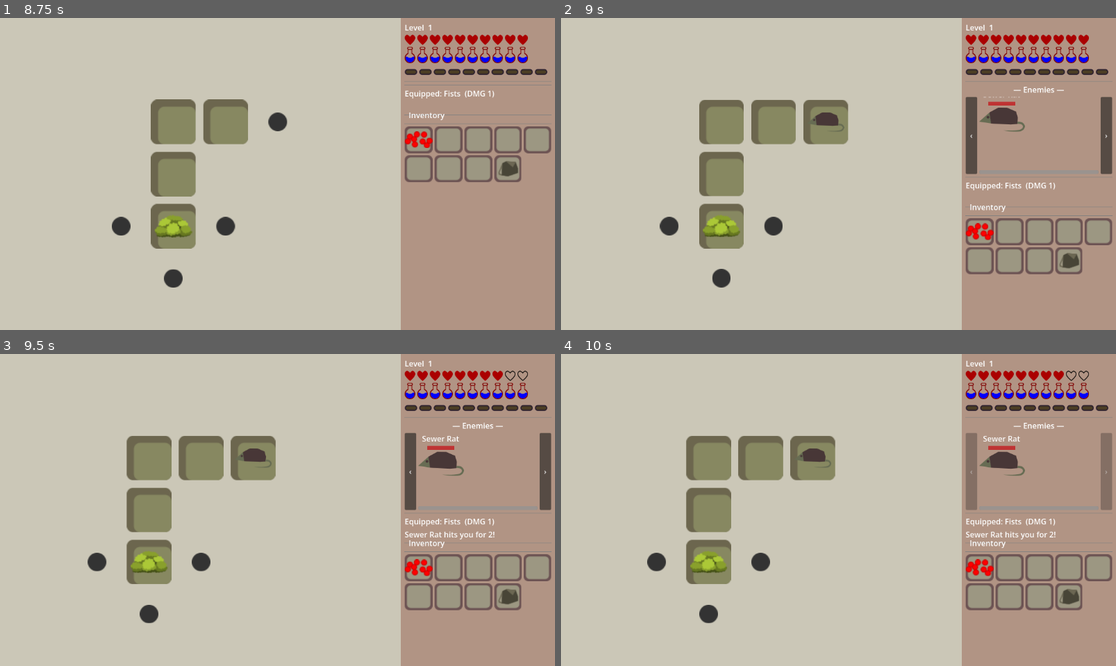
Above: before the commit, frames 1-4 (two rows, left to right).
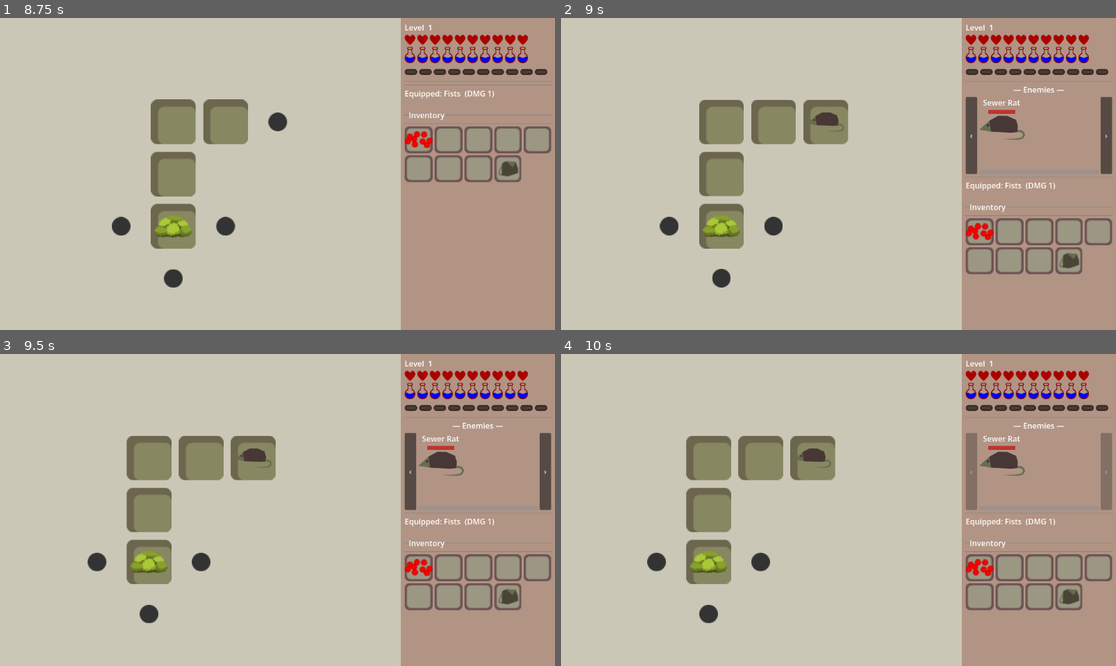
Above: after the commit, the same moments.

Repository: jiexdrop/run-reset
Game: Godot game, scene res://scenes/init.tscn
Same seed, same stepped clock (60 frames per second), same inputs: the game is played once before the commit and once after it.
Inputs (mouse positions are in pixels of both pictures, inside the frame that each line leads up to):
- Up to frame 1 (8.75 s): click "New Game" at 0.5 s; click (510, 167) at 1.25 s; click "✕" at 2 s; click (510, 167) at 2.75 s; click "✕" at 3.5 s; click (510, 167) at 4.25 s; click "✕" at 5 s; tap Enter at 5.75 s; drag from (199, 252) to (277, 174) at 5.77 s; drag from (266, 142) to (199, 208) at 6.52 s; move the mouse to (172, 267) at 7.27 s; click (172, 267) at 7.42 s; drag from (172, 230) to (227, 124) at 8.02 s
- Up to frame 2 (9 s): tap Space at 8.75 s; drag from (838, 120) to (733, 227) at 8.77 s
- Up to frame 3 (9.5 s): no input
- Up to frame 4 (10 s): click "‹" at 9.5 s

Frame 1 is identical in both runs. In frame 2, 0.5% of the frame differs, in the area x 75-84%, y 25-39%; in frame 3, 0.2%; in frame 4, 0.2%.

Commit message:
skip first turn

Diff:
--- a/scenes/combat_ui.gd
+++ b/scenes/combat_ui.gd
@@ -49,6 +49,7 @@
 const LUNGE_OUT_DIST  = 18.0
 
 var _mob_turns_running: bool = false
+var _skip_next_turn: Dictionary = {}
 
 func _ready() -> void:
 	add_to_group("combat_ui")
@@ -82,12 +83,14 @@
 	else:
 		_active_mob_ids.append(mob_idx)
 		_log("A new enemy joins the fight!")
+	_skip_next_turn[mob_idx] = true
 	_rebuild_mob_cards()
 
 
 func end_combat() -> void:
 	combat_section.visible = false
 	_active_mob_ids = []
+	_skip_next_turn.clear()
 	_clear_children(mob_row)
 	_log("")
 
@@ -266,6 +269,7 @@
 		return   # scene changed / node freed while we were waiting
 
 	_active_mob_ids.erase(mob_id)
+	_skip_next_turn.erase(mob_id)
 	_rebuild_mob_cards()
 
 	if _active_mob_ids.is_empty():
@@ -525,6 +529,10 @@
 		if GameState.monsters[mob_id].get("hp", 0) <= 0:
 			continue
 
+		if _skip_next_turn.get(mob_id, false):
+			_skip_next_turn.erase(mob_id)   # sat out its first opportunity — now fair game
+			continue
+
 		await _do_mob_turn(mob_id)
 
 		if not is_inside_tree():
@@ -536,7 +544,6 @@
 
 		await get_tree().create_timer(MOVE_TURN_DELAY).timeout
 	_mob_turns_running = false
-
 
 ## Quick back-and-forth "lunge" on the mob's card to sell an attack —
 ## moves toward the player, then springs back to its original spot.
